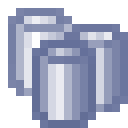
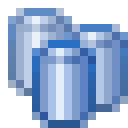
Layered file, before and after one edit (128x128). Changes by layer:
added layer "repo 1" above "repo 2" over [32, 40, 96, 128]
added layer "repo 2" above "repo 3" over [64, 24, 128, 112]
added layer "repo 3" above "Layer 3" over [8, 8, 72, 96]
hid "Layer 1", moved it above "Layer 2" over [8, 8, 128, 128]
hid "Layer 2" over [8, 8, 128, 128]
